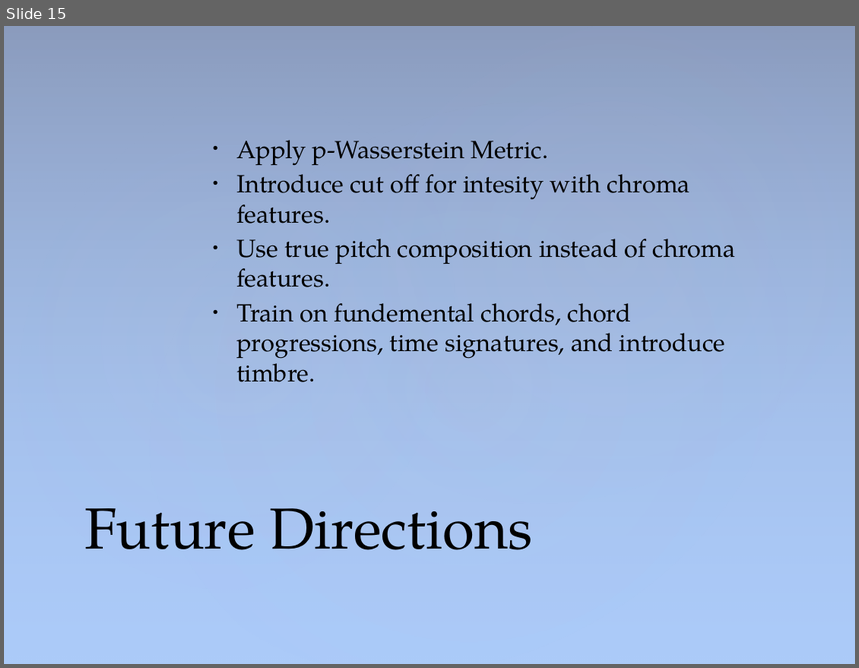
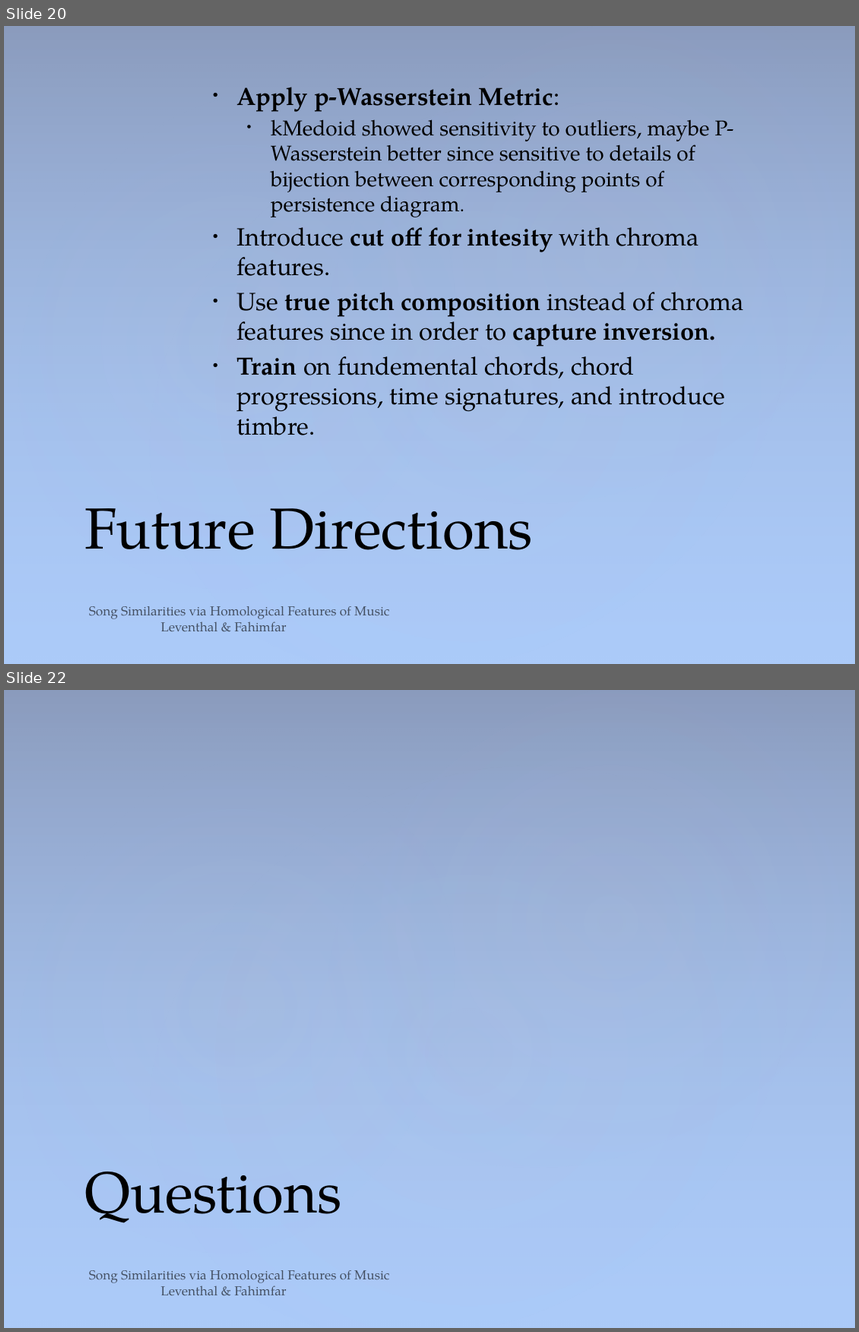
Before and after one commit to sam-lev/Classifications-Of-Songs-via-Homology-of-Chroma-Features, a slide deck: project/presentation/PresentationPowerPoint.pptx. Shown one above the other, each under a label of ours: slide 15 before the commit, slides 20 and 22 after it; the slides between them are not shown. The pictures are 859x668 and 859x1332 pixels, drawn with LibreOffice and Linux fonts; fonts in the diff are those of the drawing. Boxes give left, top, right and bottom in pixels: in the first picture for what was removed or moved away, otherwise in the second. Text is boxed around its words. In the diff, an @@ line names an element or a change of style, - is before the commit and + after.

Commit message:
presentation and started shortloop and counting homological features in songs and their size to approximate which keys

```diff
--- a/project/presentation/PresentationPowerPoint.pptx
+++ b/project/presentation/PresentationPowerPoint.pptx
@@ slide 22 added at bbox=[4, 690, 855, 1328], background #ACCBF9; not listed: 4 template elements that a slide beside it also shows @@
@@ title added at bbox=[85, 1172, 341, 1224], 49 pt, text #000000 @@
+Questions
@@ text added at bbox=[89, 1271, 389, 1296], 11 pt, text #000000 at 60% opacity @@
+Song Similarities via Homological Features of Music Leventhal & Fahimfar
@@ what was slide 15 is now slide 20 @@
@@ slide 20 changed as well @@
@@ text at bbox=[237, 87, 734, 218]: text changed; size 21 to 18 pt @@
-• Apply p-Wasserstein Metric.
+• Apply p-Wasserstein Metric:
+  • kMedoid showed sensitivity to outliers, maybe P-Wasserstein better since sensitive to details of bijection between corresponding points of persistence diagram.
@@ text at bbox=[237, 227, 726, 436]: bold on in "cut off for intesity", "Train" @@
@@ text at bbox=[237, 292, 743, 347]: text changed @@
-• Use true pitch composition instead of chroma features.
+• Use true pitch composition instead of chroma features since in order to capture inversion.
@@ text added at bbox=[89, 607, 389, 632], 11 pt, text #000000 at 60% opacity @@
+Song Similarities via Homological Features of Music Leventhal & Fahimfar
```
Also in this commit, not shown: 12 other slides changed, 8 other slides added, 4 slides removed, 38 other files.
